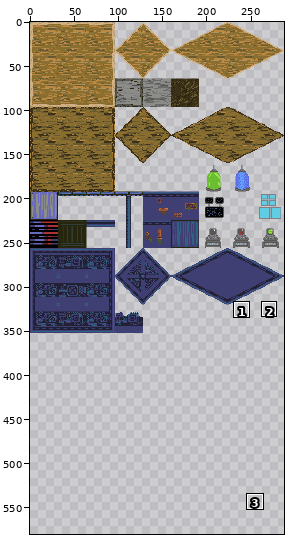
A sprite sheet gets an edit: GP2 ropegame.gmx/background/images/tiles.png. The first picture is a wide view before the edit; the outline marks the close-up.
Close-up. The starting point:
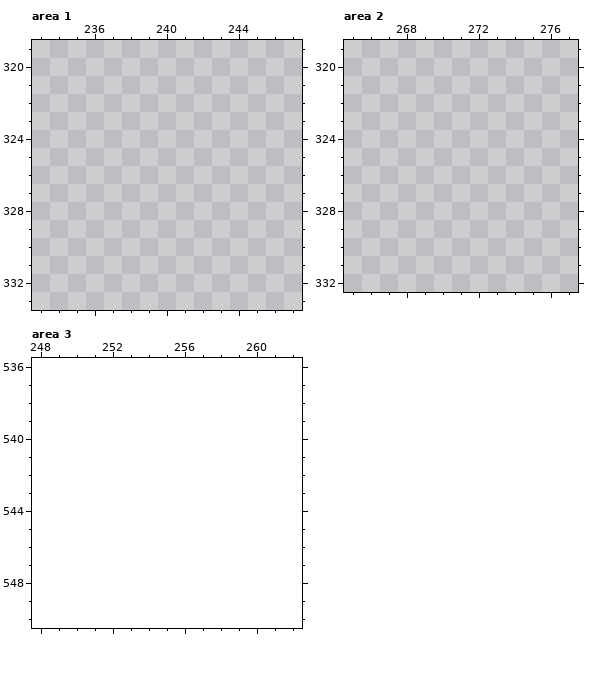
The file is 288x352 pixels. Colours within 5 levels of each other are drawn and written as one. Shown: area 1: x 233..247, y 319..333; area 2: x 265..277, y 319..332; area 3: x 248..262, y 536..550. The old version is drawn lined up with the new one, on the new canvas. The wide view leaves out empty margins. The commit also changed other parts of the picture, which this record leaves out.
Palette (. is transparent): 
After:
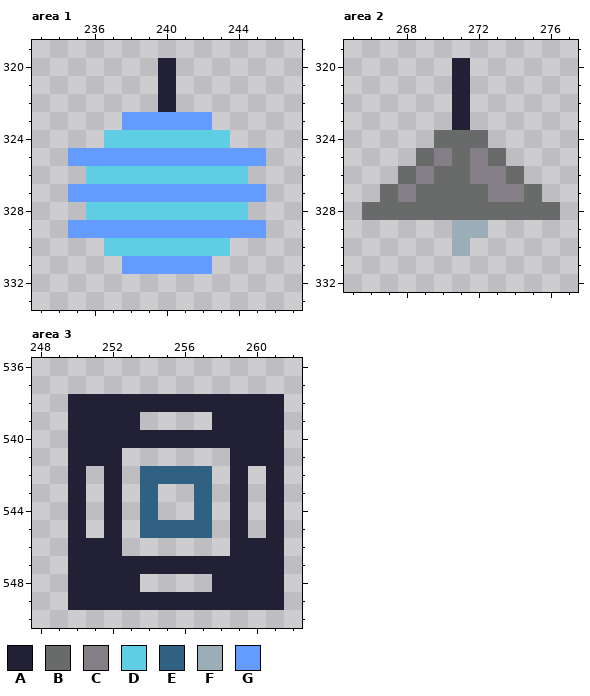
Colours new in this view: A #222034  B #696a6a  C #847e87  D #5fcde4  E #306082  F #9badb7  G #639bff
Difference:
canvas 288x352 -> 288x634
Changed rows in their new state; - is an unchanged pixel.
Area 1:
first column x 235:
320 -----A-----
321 -----A-----
322 -----A-----
323 ---GGGGG---
324 --DDDDDDD--
325 GGGGGGGGGGG
326 -DDDDDDDDD-
327 GGGGGGGGGGG
328 -DDDDDDDDD-
329 GGGGGGGGGGG
330 --DDDDDDD--
331 ---GGGGG---
Area 2:
first column x 266:
320 -----A-----
321 -----A-----
322 -----A-----
323 -----A-----
324 ----BBB----
325 ---BCBCB---
326 --BCBBCCB--
327 -BCBBBBCCB-
328 BBBBBBBBBBB
329 -----FF----
330 -----F-----
Area 3:
first column x 250:
538 AAAAAAAAAAAA
539 AAAA----AAAA
540 AAAAAAAAAAAA
541 AAA------AAA
542 A-A-EEEE-A-A
543 A-A-E--E-A-A
544 A-A-E--E-A-A
545 A-A-EEEE-A-A
546 AAA------AAA
547 AAAAAAAAAAAA
548 AAAA----AAAA
549 AAAAAAAAAAAA
